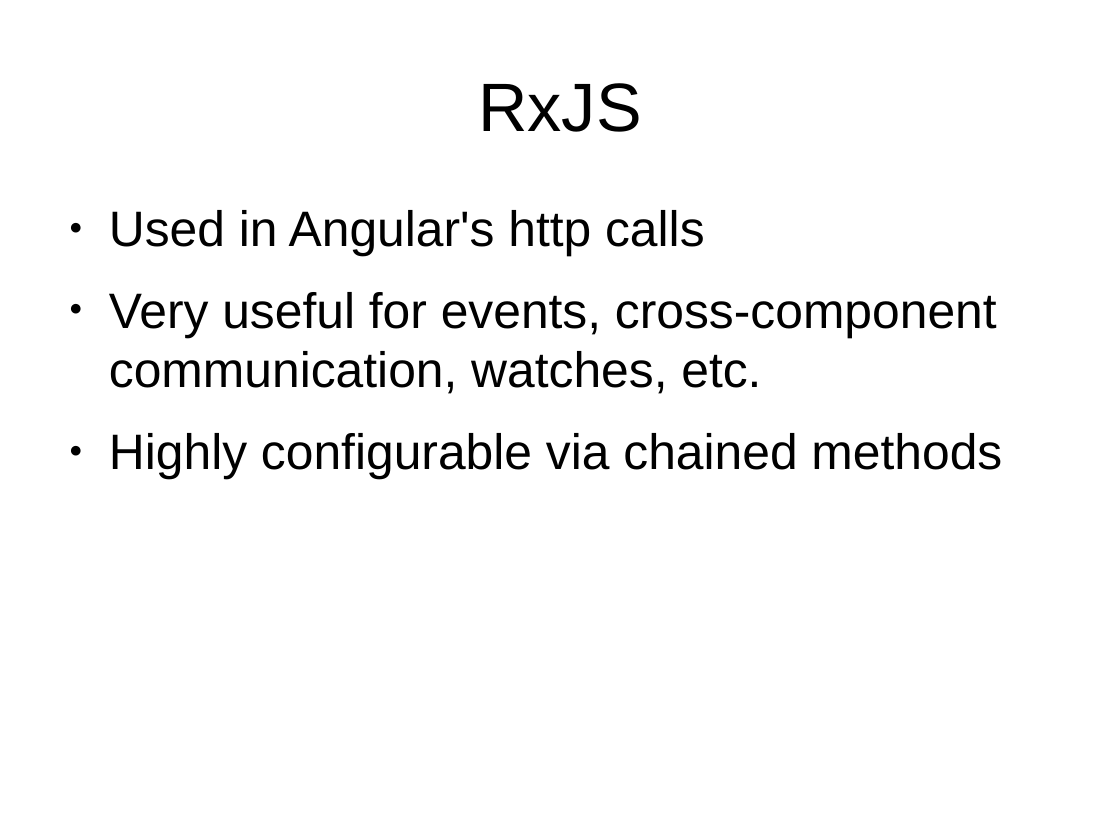
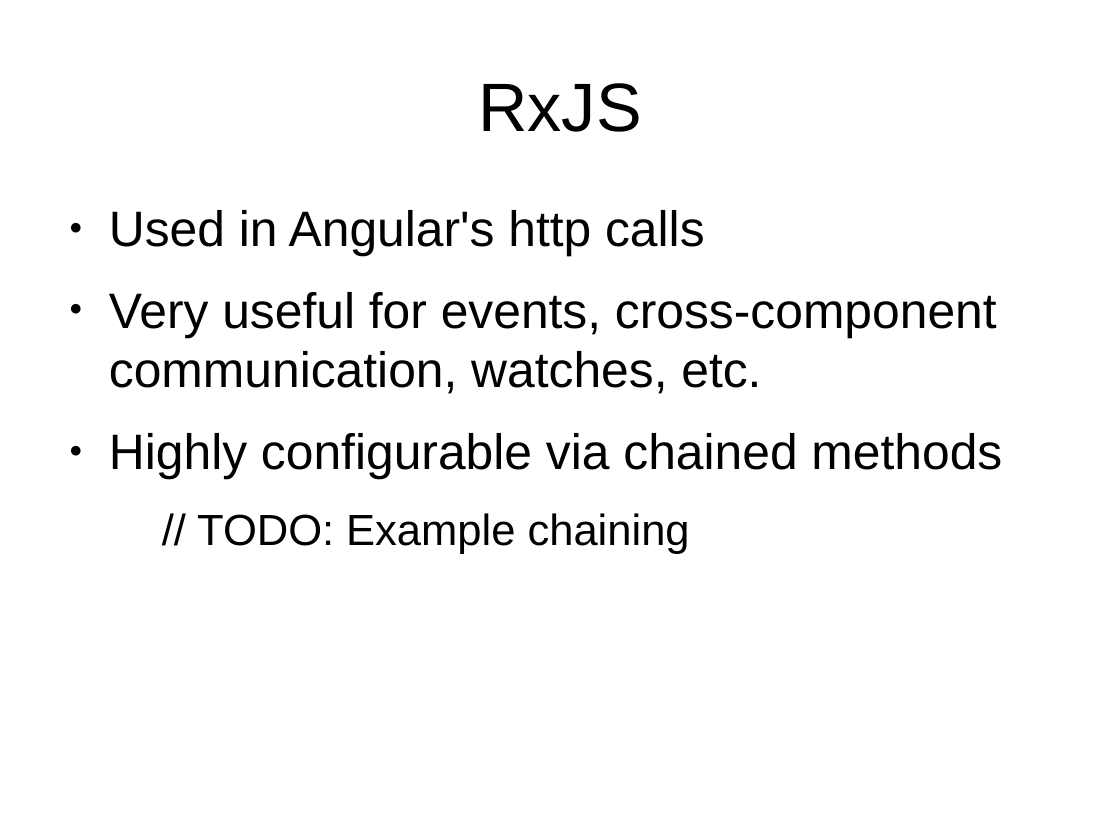
Before and after one commit to trognus/devcon2016, a slide deck: slide 8 of devconNg2.odp. Drawn at 1120x840 pixels with LibreOffice and Linux fonts; fonts in the diff are those of the drawing. Boxes give left, top, right and bottom in pixels: in the first picture for what was removed or moved away, otherwise in the second. Text is boxed around its words. In the diff, an @@ line names an element or a change of style, - is before the commit and + after.

```diff
--- a/devconNg2.odp
+++ b/devconNg2.odp
@@ text at [197,513,690,554]: paragraph added @@
+  // TODO: Example chaining
```
Also in this commit, not shown: 2 other slides changed.
